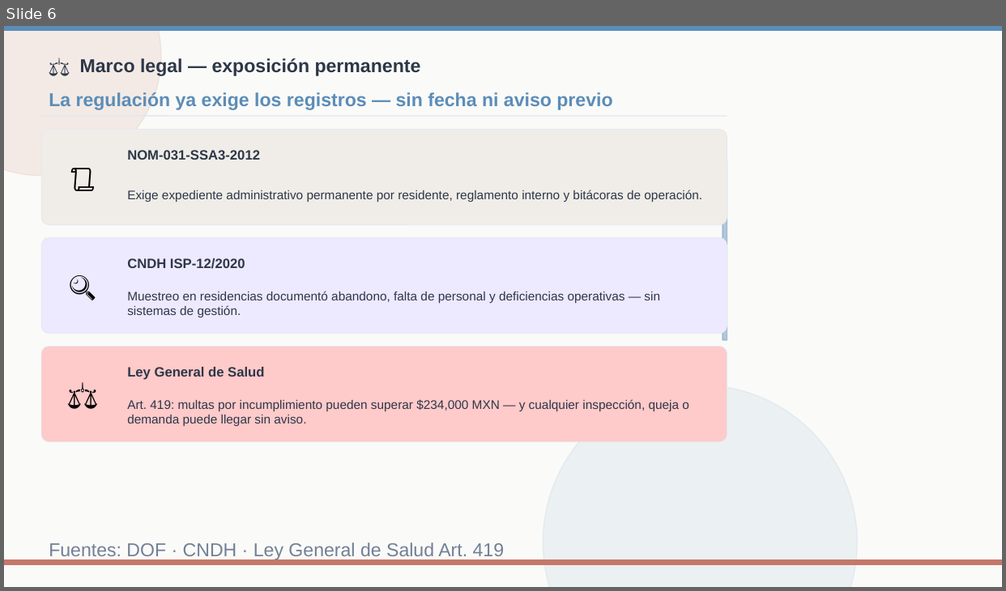
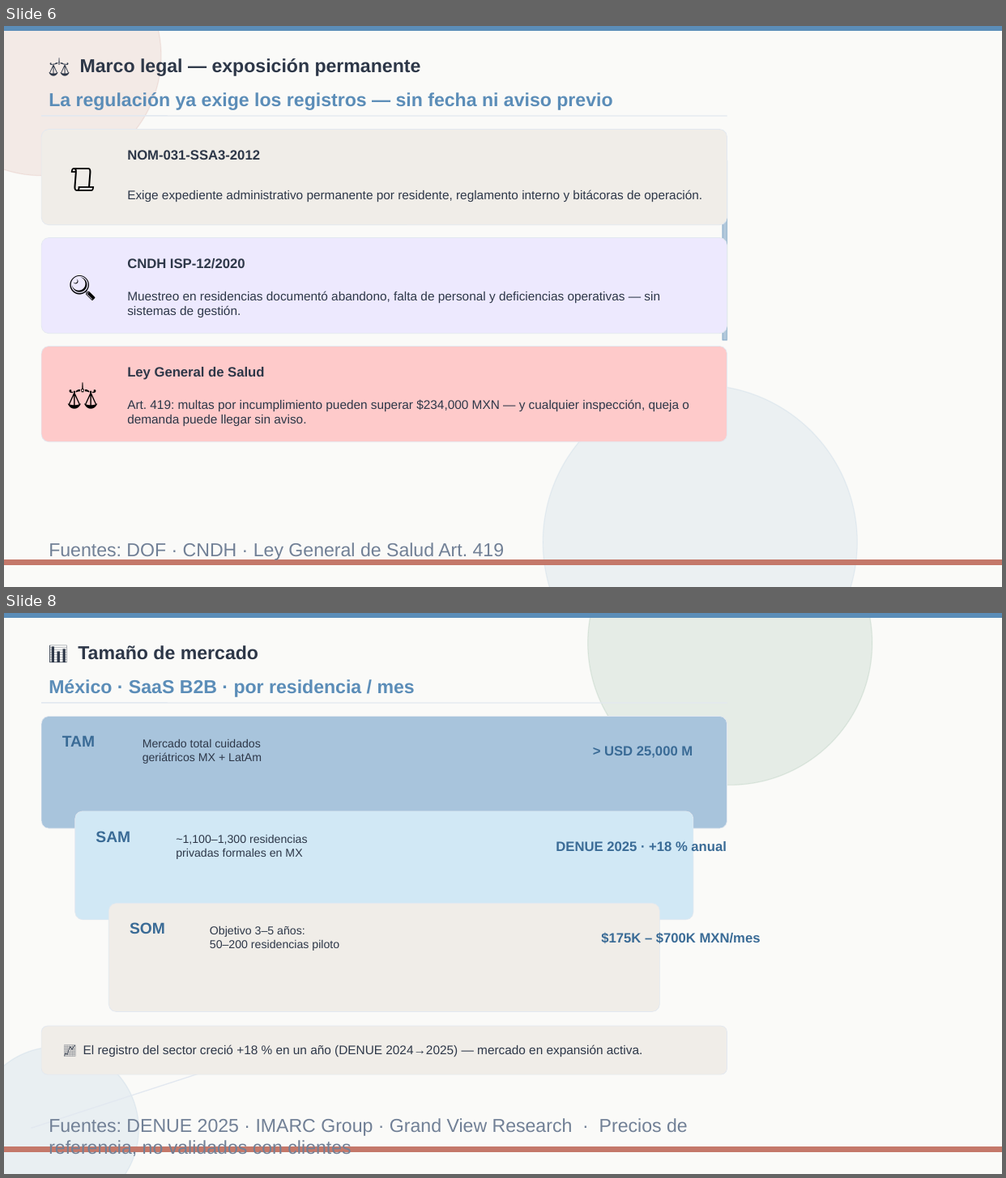
Before and after one commit to RobertMX23/CareSignalAPP, a slide deck: business/CareSignal_Pitch_Deck.pptx. Shown one above the other, each under a label of ours: slide 6 before the commit, slides 6 and 8 after it; the slides between them are not shown. The pictures are 1006x591 and 1006x1178 pixels, drawn with LibreOffice and Linux fonts; fonts in the diff are those of the drawing. Boxes give left, top, right and bottom in pixels: in the first picture for what was removed or moved away, otherwise in the second. Text is boxed around its words. In the diff, an @@ line names an element or a change of style, - is before the commit and + after.

```diff
--- a/business/CareSignal_Pitch_Deck.pptx
+++ b/business/CareSignal_Pitch_Deck.pptx
@@ slide 8 added at (4, 613, 1002, 1174), background #FFFFFF @@
@@ rectangle added at (4, 613, 1002, 1174), fill #FAFAF8, outline #FAFAF8 1 pt @@
@@ rectangle added at (4, 613, 1002, 618), fill #5B8DB8, outline #5B8DB8 1 pt @@
@@ ellipse added at (588, 613, 872, 786), fill #7BA68A at 16% opacity, outline #7BA68A 1 pt @@
@@ text added at (78, 645, 258, 660), 18 pt, text #2D3748, bold @@
+📊 Tamaño de mercado
@@ text added at (49, 679, 415, 697), 18 pt, text #5B8DB8, bold @@
+México · SaaS B2B · por residencia / mes
@@ line added from (41, 703) to (727, 703), #E2E8F0 1 pt @@
@@ rounded rectangle added at (41, 717, 727, 828), fill #A8C4DC, outline #E2E8F0 0.5 pt @@
@@ text added at (62, 736, 95, 747), 15 pt, text #3A6B96, bold @@
+TAM
@@ text added at (143, 739, 262, 764), 11 pt, text #2D3748 @@
+Mercado total cuidados
+geriátricos MX + LatAm
@@ text added at (604, 746, 692, 758), 13 pt, text #3A6B96, bold @@
+> USD 25,000 M
@@ rounded rectangle added at (75, 811, 693, 920), fill #D1E8F5, outline #E2E8F0 0.5 pt @@
@@ text added at (96, 831, 130, 842), 15 pt, text #3A6B96, bold @@
+SAM
@@ text added at (176, 835, 308, 859), 11 pt, text #2D3748 @@
+~1,100–1,300 residencias
+privadas formales en MX
@@ text added at (556, 840, 726, 854), 13 pt, text #3A6B96, bold @@
+DENUE 2025 · +18 % anual
@@ rounded rectangle added at (108, 904, 660, 1012), fill #F0EDE8, outline #E2E8F0 0.5 pt @@
@@ text added at (130, 922, 165, 934), 15 pt, text #3A6B96, bold @@
+SOM
@@ text added at (210, 926, 339, 951), 11 pt, text #2D3748 @@
+Objetivo 3–5 años:
+50–200 residencias piloto
@@ text added at (601, 932, 761, 944), 13 pt, text #3A6B96, bold @@
+$175K – $700K MXN/mes
@@ ellipse added at (4, 1047, 138, 1174), fill #A8C4DC at 20% opacity, outline #A8C4DC 1 pt @@
@@ rounded rectangle added at (41, 1026, 727, 1075), fill #F0EDE8, outline #E2E8F0 0.5 pt @@
@@ text added at (83, 1045, 642, 1057), 12 pt, text #2D3748 @@
+📈 El registro del sector creció +18 % en un año (DENUE 2024→2025) — mercado en expansión activa.
@@ line added from (31, 1129) to (209, 1071), #E2E8F0 1 pt @@
@@ text added at (49, 1118, 688, 1157), 18 pt, text #718096 @@
+Fuentes: DENUE 2025 · IMARC Group · Grand View Research · Precios de referencia, no validados con clientes
@@ rectangle added at (4, 1148, 1002, 1152), fill #C4786A, outline #C4786A 1 pt @@
```
Also in this commit, not shown: 1 other slide added, 1 other file.
